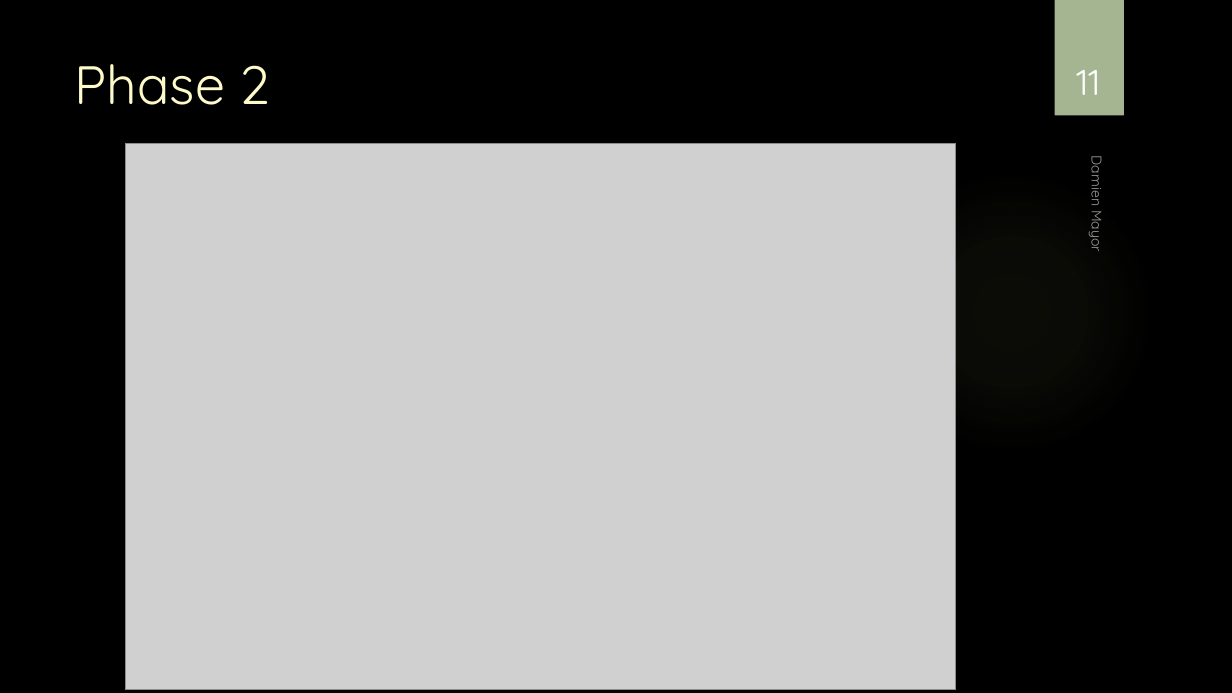
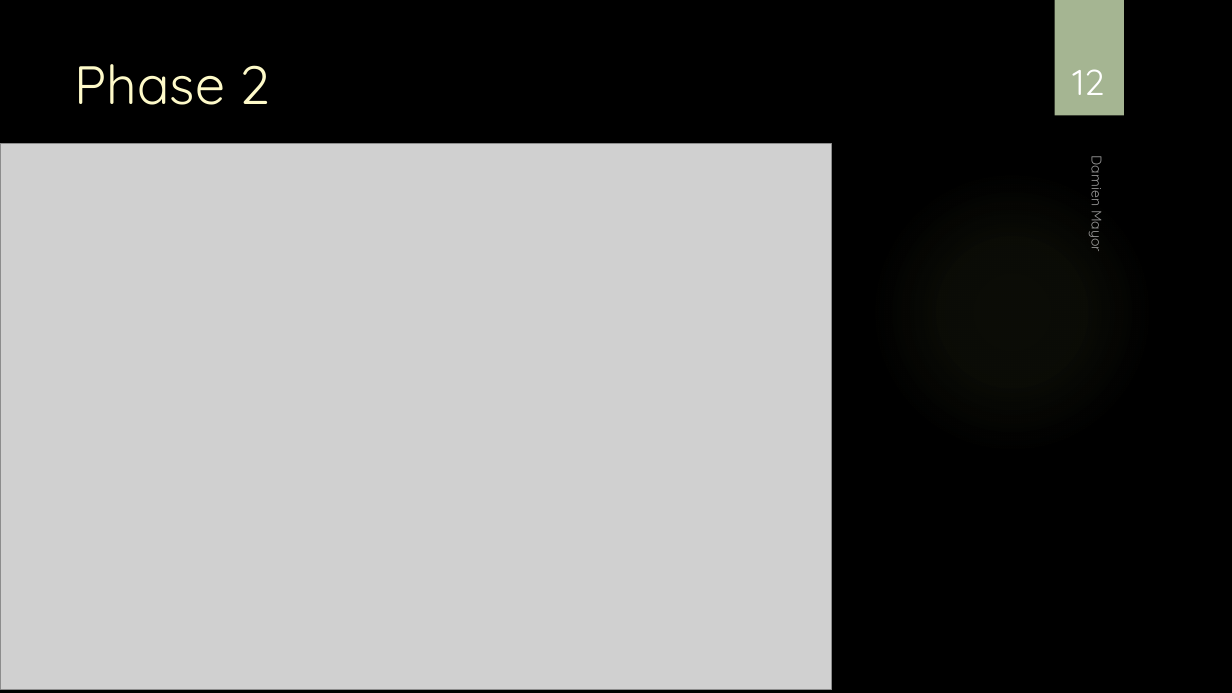
Before and after one commit to damienmayor/TPI, a slide deck: slide 12 of Présentation/Présentation TPI DMA.pptx (slide 11 before the commit). Drawn at 1232x693 pixels with LibreOffice and Linux fonts; fonts in the diff are those of the drawing; grey boxes stand for pictures; background and template pictures are left out. Boxes give left, top, right and bottom in pixels: in the first picture for what was removed or moved away, otherwise in the second. Text is boxed around its words. In the diff, an @@ line names an element or a change of style, - is before the commit and + after.

```diff
--- a/Présentation/Présentation TPI DMA.pptx
+++ b/Présentation/Présentation TPI DMA.pptx
@@ page number at (1072,69,1104,95): text changed @@
-11
+12
@@ picture: place and size @@
-picture at (125,143,956,690)
+picture at (1,143,832,690)
```
Also in this commit, not shown: 7 other slides changed, 1 slide added.
